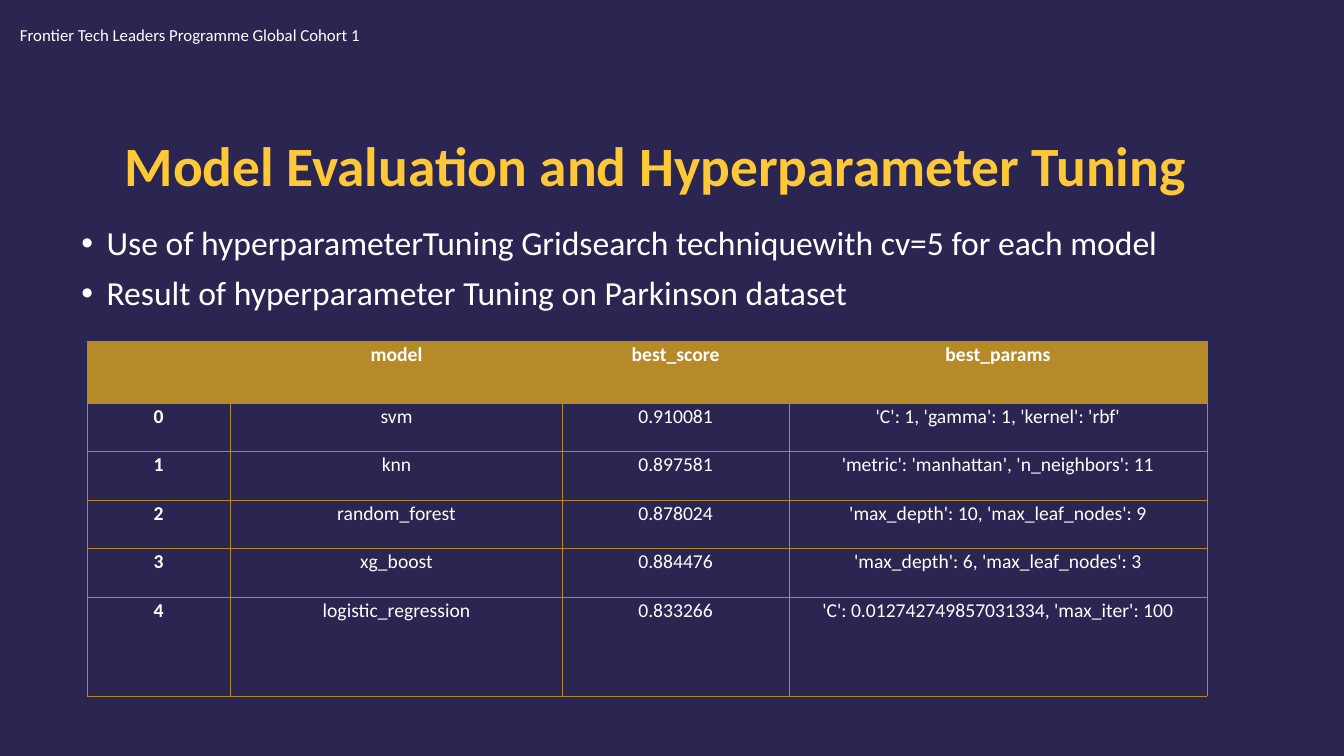
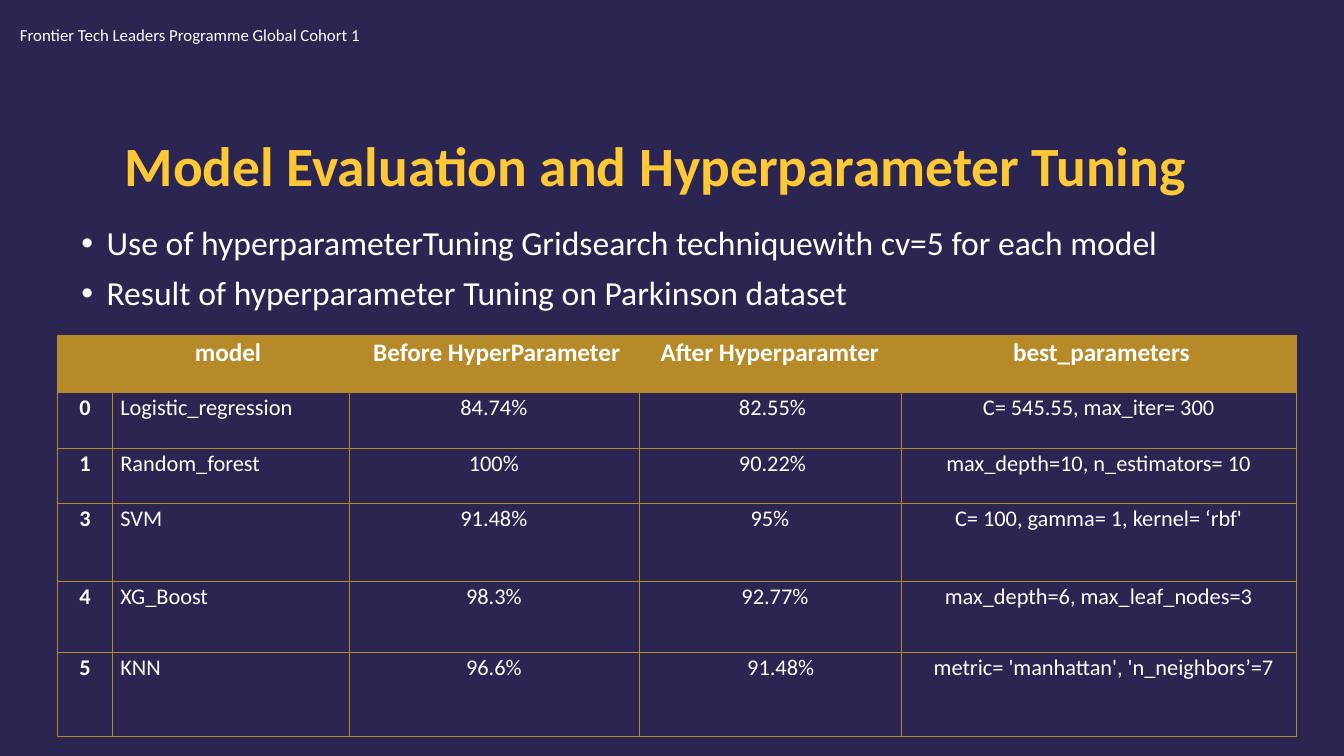
Before and after one commit to edasaruhan/Assingment_ML_kili66, a slide deck: slide 14 of MariamKili_Draft_Presentation.pptx. Drawn at 1344x756 pixels with LibreOffice and Linux fonts; fonts in the diff are those of the drawing; background and template pictures are left out. Boxes give left, top, right and bottom in pixels: in the first picture for what was removed or moved away, otherwise in the second. Text is boxed around its words. In the diff, an @@ line names an element or a change of style, - is before the commit and + after.

```diff
--- a/MariamKili_Draft_Presentation.pptx
+++ b/MariamKili_Draft_Presentation.pptx
@@ table at (x1=57, y1=335, x2=1297, y2=736) @@
-column 1:  | 0 | 1 | 2 | 3 | 4
-column 2: model | svm | knn | random_forest | xg_boost | logistic_regression
-column 3: best_score | 0.910081 | 0.897581 | 0.878024 | 0.884476 | 0.833266
-column 4: best_params | 'C': 1, 'gamma': 1, 'kernel': 'rbf' | 'metric': 'manhattan', 'n_neighbors': 11 | 'max_depth': 10, 'max_leaf_nodes': 9 | 'max_depth': 6, 'max_leaf_nodes': 3 | 'C': 0.012742749857031334, 'max_iter': 100
+column 1:  | 0 | 1 | 3 | 4 | 5
+column 2: model | Logistic_regression | Random_forest | SVM | XG_Boost | KNN
+column 3: Before HyperParameter | 84.74% | 100% | 91.48% | 98.3% | 96.6%
+column 4: After Hyperparamter | 82.55% | 90.22% | 95% | 92.77% | 91.48%
+column 5: best_parameters | C= 545.55, max_iter= 300 | max_depth=10, n_estimators= 10 | C= 100, gamma= 1, kernel= ‘rbf' | max_depth=6, max_leaf_nodes=3 | metric= 'manhattan', 'n_neighbors’=7
@@ table resized from (x1=87, y1=342, x2=1208, y2=697) to (x1=57, y1=335, x2=1297, y2=736) @@
```
Also in this commit, not shown: 13 other slides changed.
